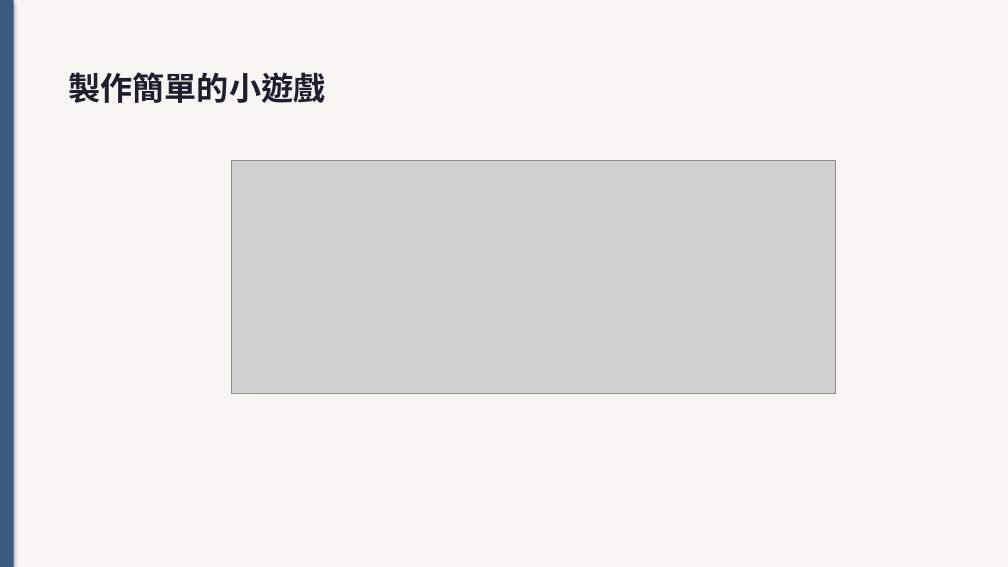
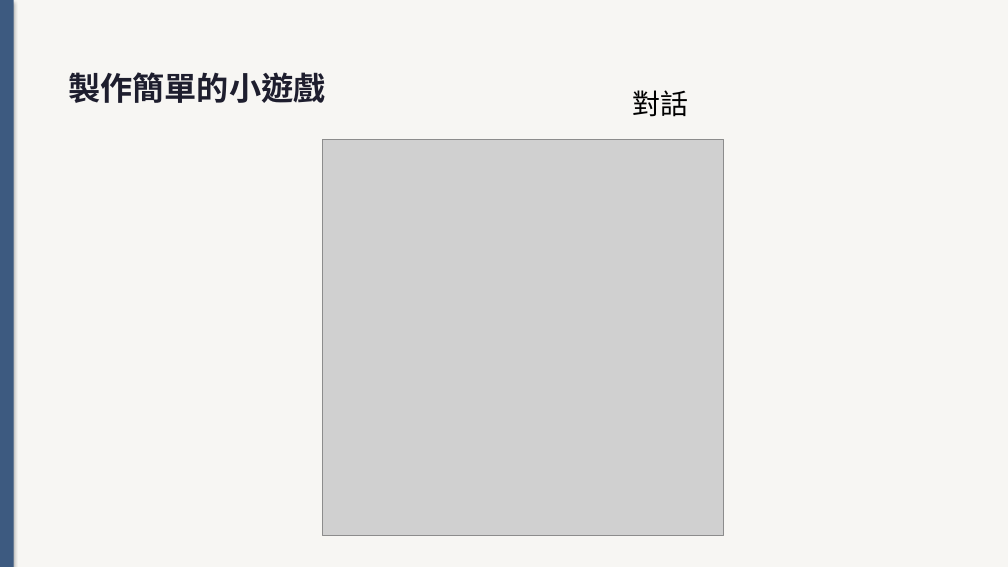
Before and after one commit to bobhsu408/vscode, a slide deck: slide 51 of jo6bj03284504t_6g4a83.pptx (slide 45 before the commit). Drawn at 1008x567 pixels with LibreOffice and Linux fonts; fonts in the diff are those of the drawing; grey boxes stand for pictures. Boxes give left, top, right and bottom in pixels: in the first picture for what was removed or moved away, otherwise in the second. Text is boxed around its words. In the diff, an @@ line names an element or a change of style, - is before the commit and + after.

```diff
--- a/jo6bj03284504t_6g4a83.pptx
+++ b/jo6bj03284504t_6g4a83.pptx
@@ text added at box(633, 90, 689, 117), 20 pt, text #000000 @@
+對話
@@ picture added at box(323, 139, 724, 536) @@
@@ picture removed at box(231, 161, 836, 394) @@
```
Also in this commit, not shown: 39 other slides changed, 23 slides added, 9 slides removed, 11 other files.
